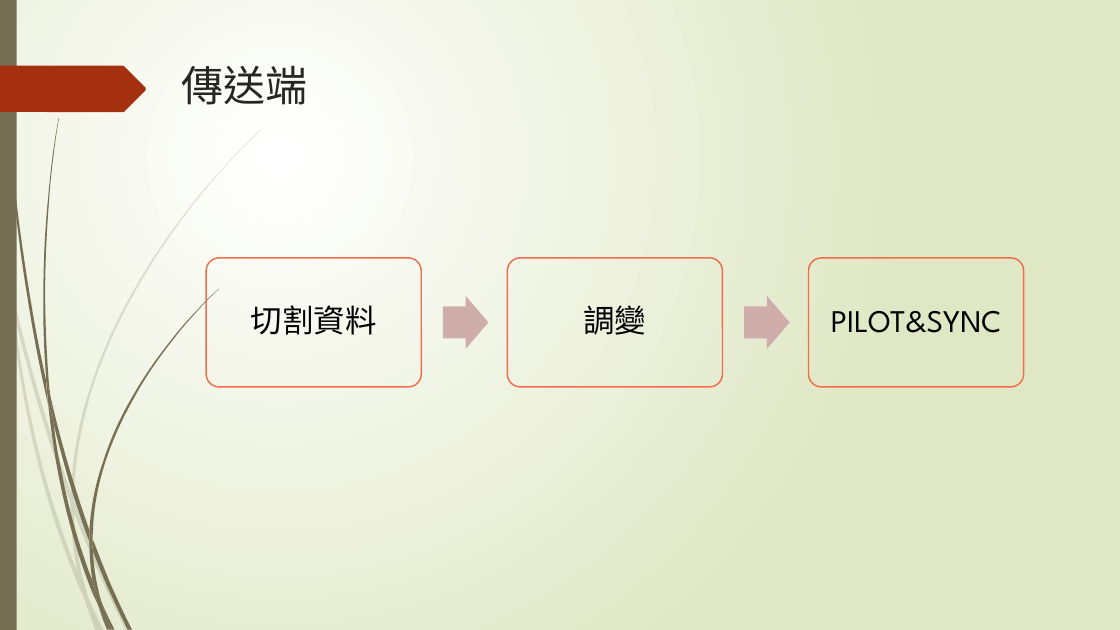
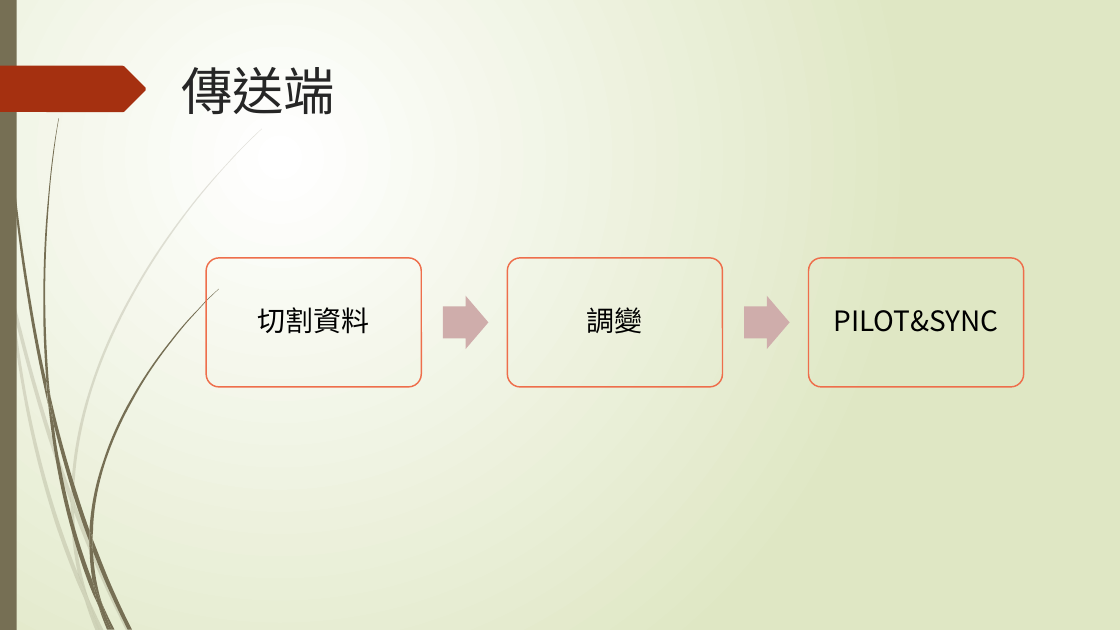
Before and after one commit to NIUWCSP/OTSM, a slide deck: slide 3 of report/以SDR實現OTSM通訊技術.pptx. Drawn at 1120x630 pixels with LibreOffice and Linux fonts; fonts in the diff are those of the drawing. Boxes give left, top, right and bottom in pixels: in the first picture for what was removed or moved away, otherwise in the second. Text is boxed around its words. In the diff, an @@ line names an element or a change of style, - is before the commit and + after.

```diff
--- a/report/以SDR實現OTSM通訊技術.pptx
+++ b/report/以SDR實現OTSM通訊技術.pptx
@@ title "傳送端" at <box>181,67,335,115</box>: size 36 to 44 pt, font League Spartan to Noto Sans CJK JP @@
@@ size 27 to 24 pt, font League Spartan to Noto Sans CJK JP; less space between paragraphs in 3 elements at <box>258,307,370,334</box>, <box>587,307,643,334</box>, <box>833,310,998,332</box> @@
```
Also in this commit, not shown: 11 other slides changed, 1 slide added, 1 slide removed.
